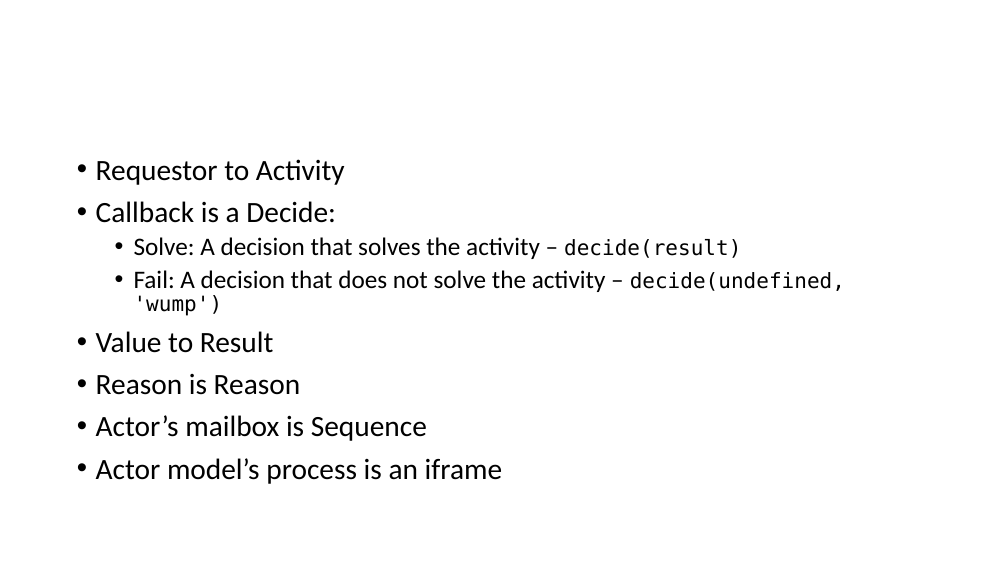
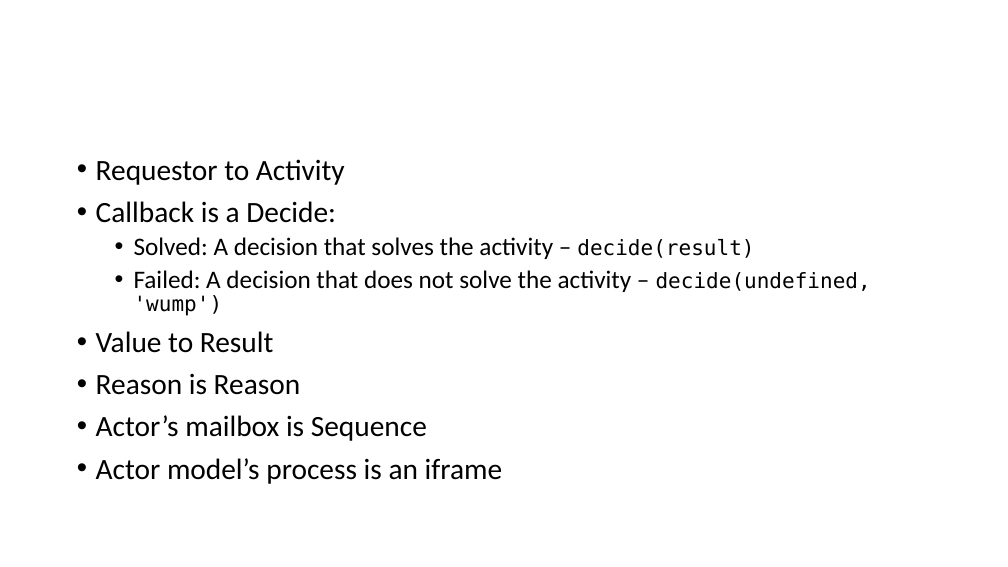
Before and after one commit to caqu/dynamic-sequence, a slide deck: slide 5 of public/documentation/sources/Hum.pptx (slide 3 before the commit). Drawn at 1008x567 pixels with LibreOffice and Linux fonts; fonts in the diff are those of the drawing. Boxes give left, top, right and bottom in pixels: in the first picture for what was removed or moved away, otherwise in the second. Text is boxed around its words. In the diff, an @@ line names an element or a change of style, - is before the commit and + after.

```diff
--- a/public/documentation/sources/Hum.pptx
+++ b/public/documentation/sources/Hum.pptx
@@ text at [134, 237, 871, 316]: text changed @@
-  • Solve: A decision that solves the activity – decide(result)
-  • Fail: A decision that does not solve the activity – decide(undefined, 'wump')
+  • Solved: A decision that solves the activity – decide(result)
+  • Failed: A decision that does not solve the activity – decide(undefined, 'wump')
```
Also in this commit, not shown: 3 slides added, 1 slide removed.
